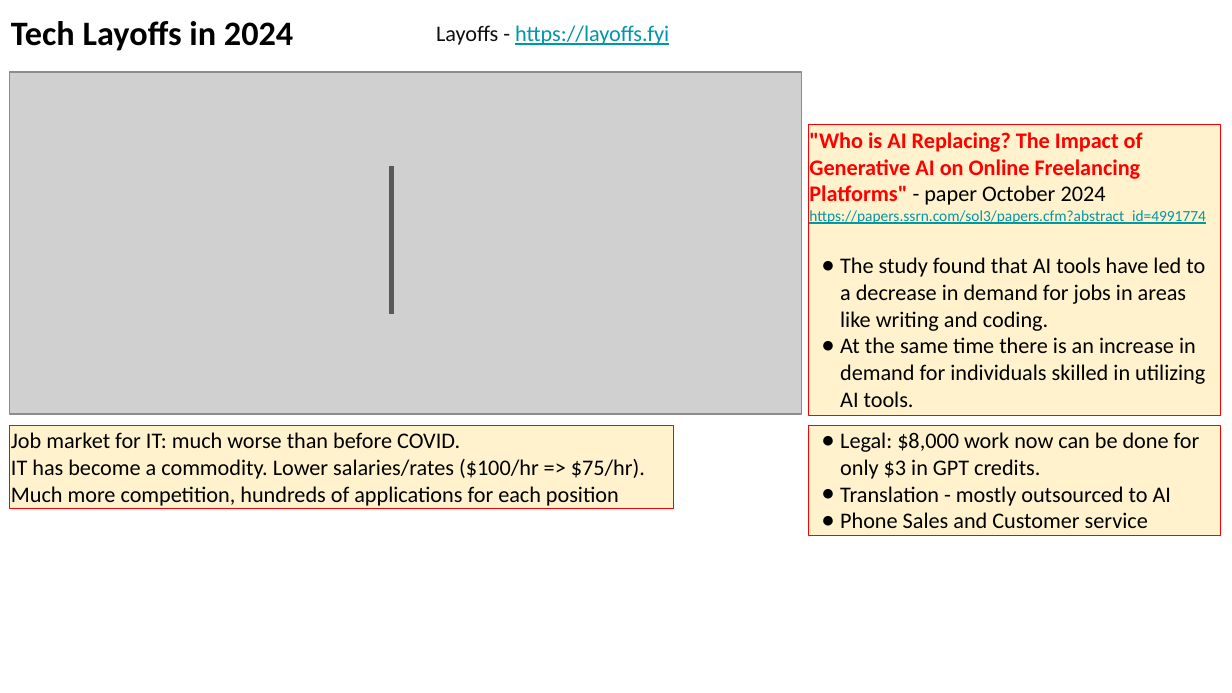
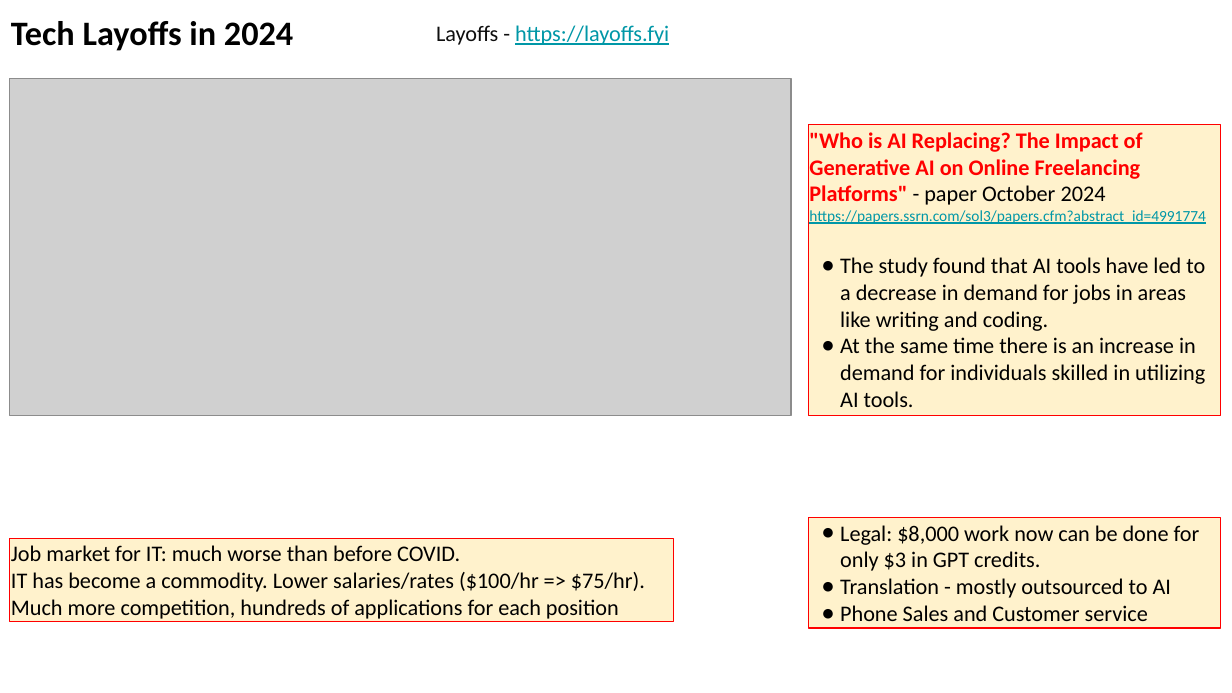
Before and after one commit to lselector/seminar, a slide deck: slide 18 of 2024/2024-12-06-AI-Updates.pptx (slide 14 before the commit). Drawn at 1232x693 pixels with LibreOffice and Linux fonts; fonts in the diff are those of the drawing; grey boxes stand for pictures. Boxes give left, top, right and bottom in pixels: in the first picture for what was removed or moved away, otherwise in the second. Text is boxed around its words. In the diff, an @@ line names an element or a change of style, - is before the commit and + after.

```diff
--- a/2024/2024-12-06-AI-Updates.pptx
+++ b/2024/2024-12-06-AI-Updates.pptx
@@ picture: place and size @@
-picture at [10,73,802,415]
+picture at [10,79,791,416]
@@ line removed from (392, 314) to (392, 165) @@
@@ rectangle "Job market for IT: much ...": place and size @@
-rectangle "Job market for IT: much ..." at [10,425,674,509]
+rectangle "Job market for IT: much ..." at [10,538,674,622]
@@ rectangle "Legal: $8,000 work now can ...": place and size @@
-rectangle "Legal: $8,000 work now can ..." at [808,425,1221,536]
+rectangle "Legal: $8,000 work now can ..." at [808,517,1221,628]
```
Also in this commit, not shown: 6 other slides changed, 4 slides added.
